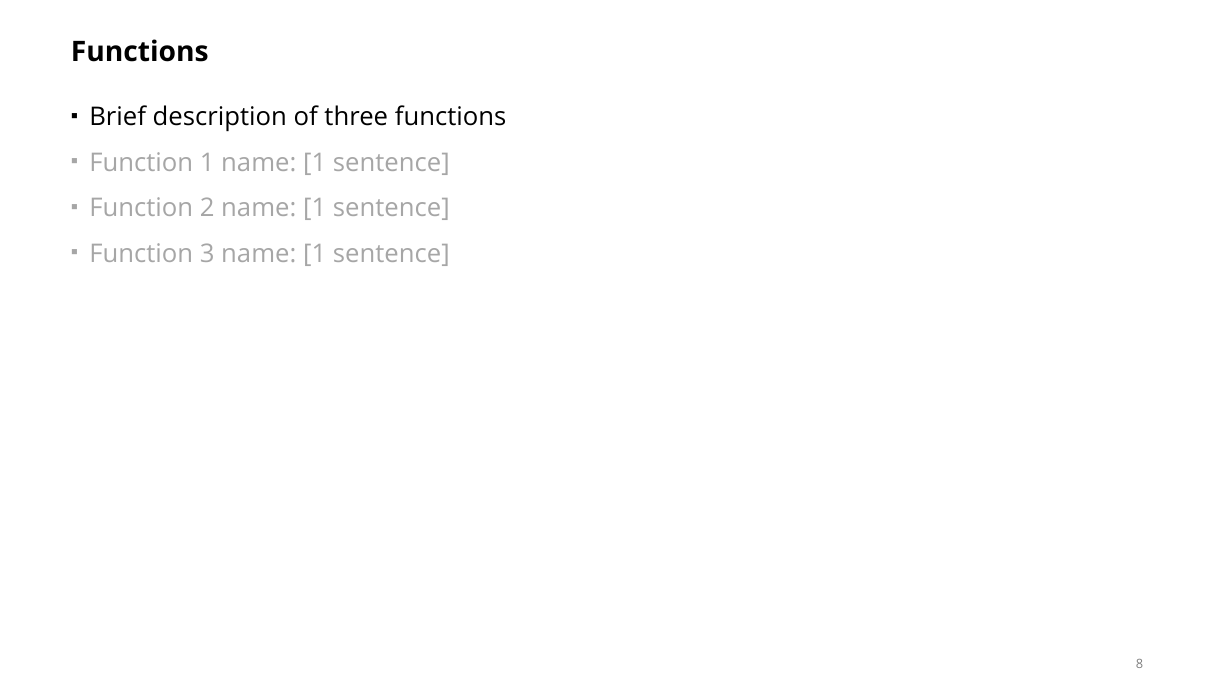
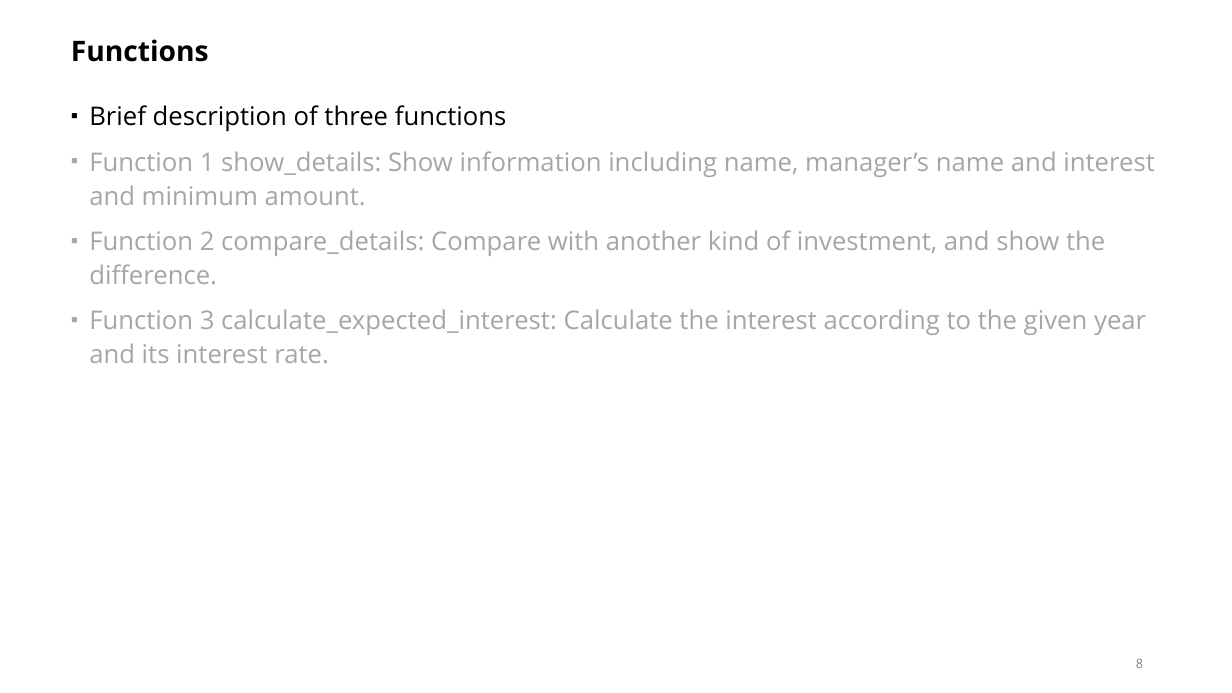
Before and after one commit to pengyuyang-315/Banking-Management, a slide deck: slide 8 of Presentation Template.pptx. Drawn at 1232x693 pixels with LibreOffice and Linux fonts; fonts in the diff are those of the drawing. Boxes give left, top, right and bottom in pixels: in the first picture for what was removed or moved away, otherwise in the second. Text is boxed around its words. In the diff, an @@ line names an element or a change of style, - is before the commit and + after.

```diff
--- a/Presentation Template.pptx
+++ b/Presentation Template.pptx
@@ text at (x1=89, y1=151, x2=1154, y2=363): text changed @@
-▪ Function 1 name: [1 sentence]
-▪ Function 2 name: [1 sentence]
-▪ Function 3 name: [1 sentence]
+▪ Function 1 show_details: Show information including name, manager’s name and interest and minimum amount.
+▪ Function 2 compare_details: Compare with another kind of investment, and show the difference.
+▪ Function 3 calculate_expected_interest: Calculate the interest according to the given year and its interest rate.
```
Also in this commit, not shown: 8 other slides changed.
